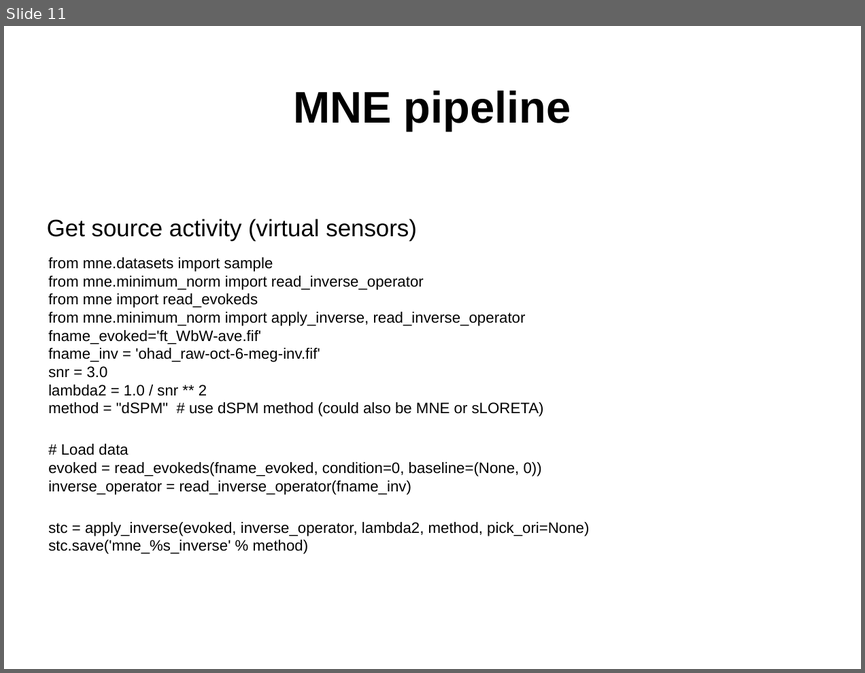
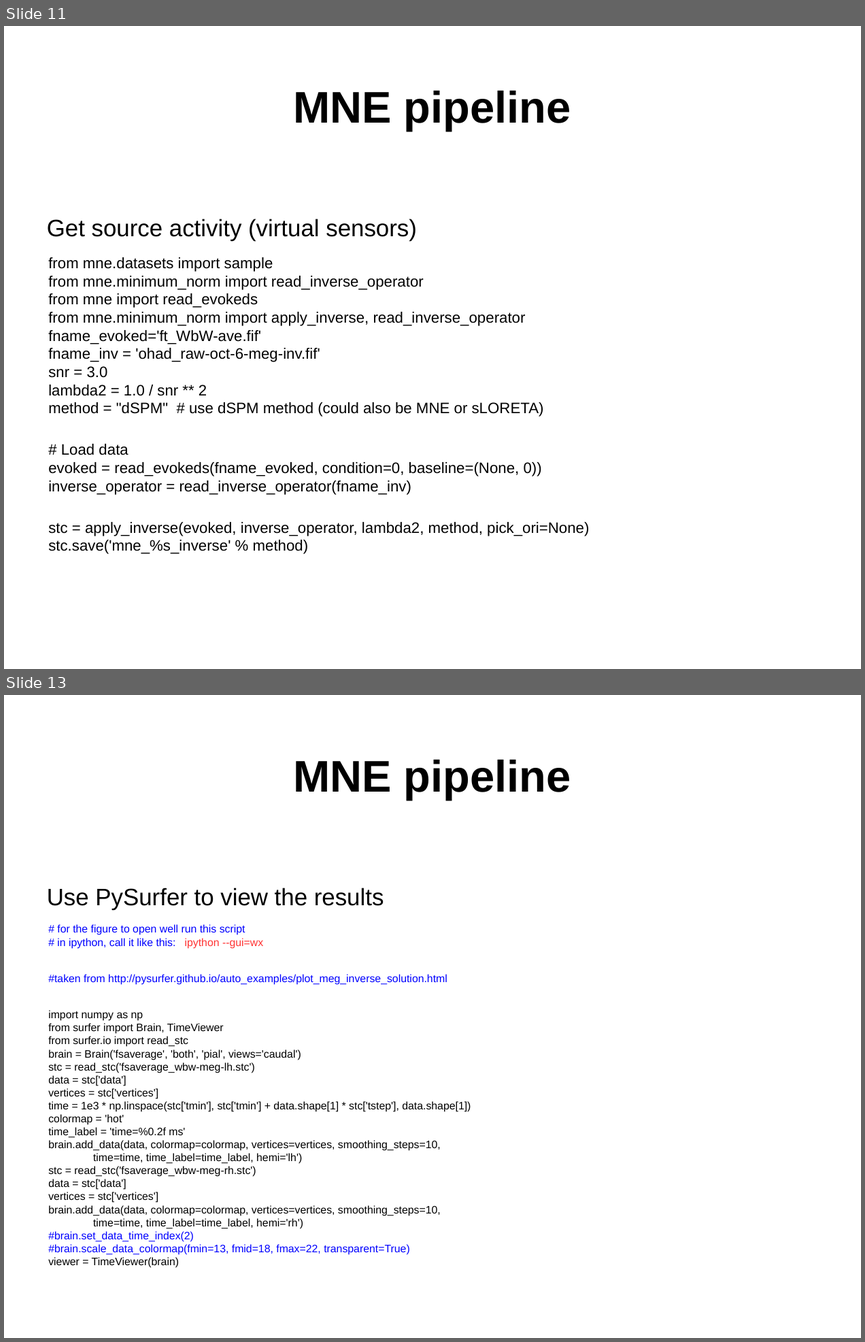
Before and after one commit to yuval-harpaz/MNE4D, a slide deck: docs/MNE_4D_data.pptx. Shown one above the other, each under a label of ours: slide 11 before the commit, slides 11 and 13 after it; the slides between them are not shown. The pictures are 865x673 and 865x1342 pixels, drawn with LibreOffice and Linux fonts; fonts in the diff are those of the drawing; background and template pictures are left out. Boxes give left, top, right and bottom in pixels: in the first picture for what was removed or moved away, otherwise in the second. Text is boxed around its words. In the diff, an @@ line names an element or a change of style, - is before the commit and + after.

Commit message:
plot ohad's brain + activity

```diff
--- a/docs/MNE_4D_data.pptx
+++ b/docs/MNE_4D_data.pptx
@@ slide 13 added at [4, 695, 861, 1338], background picture (left out) @@
@@ text added at [293, 760, 571, 800], 41 pt, text #000000, bold @@
+MNE pipeline
@@ text added at [47, 887, 384, 910], 22 pt, text #000000 @@
+Use PySurfer to view the results
@@ text added at [48, 924, 470, 1268], 10 pt, text #000000 @@
+# for the figure to open well run this script
+# in ipython, call it like this: ipython --gui=wx
+#taken from http://pysurfer.github.io/auto_examples/plot_meg_inverse_solution.html
+import numpy as np
+from surfer import Brain, TimeViewer
+from surfer.io import read_stc
+brain = Brain('fsaverage', 'both', 'pial', views='caudal')
+stc = read_stc('fsaverage_wbw-meg-lh.stc')
+data = stc['data']
+vertices = stc['vertices']
+time = 1e3 * np.linspace(stc['tmin'], stc['tmin'] + data.shape[1] * stc['tstep'], data.shape[1])
+colormap = 'hot'
+time_label = 'time=%0.2f ms'
+brain.add_data(data, colormap=colormap, vertices=vertices, smoothing_steps=10,
+time=time, time_label=time_label, hemi='lh')
+stc = read_stc('fsaverage_wbw-meg-rh.stc')
+data = stc['data']
+vertices = stc['vertices']
+brain.add_data(data, colormap=colormap, vertices=vertices, smoothing_steps=10,
+time=time, time_label=time_label, hemi='rh')
+#brain.set_data_time_index(2)
+#brain.scale_data_colormap(fmin=13, fmid=18, fmax=22, transparent=True)
+viewer = TimeViewer(brain)
```
Also in this commit, not shown: 1 slide changed, 2 other slides added, 2 slides removed, 3 other files.
